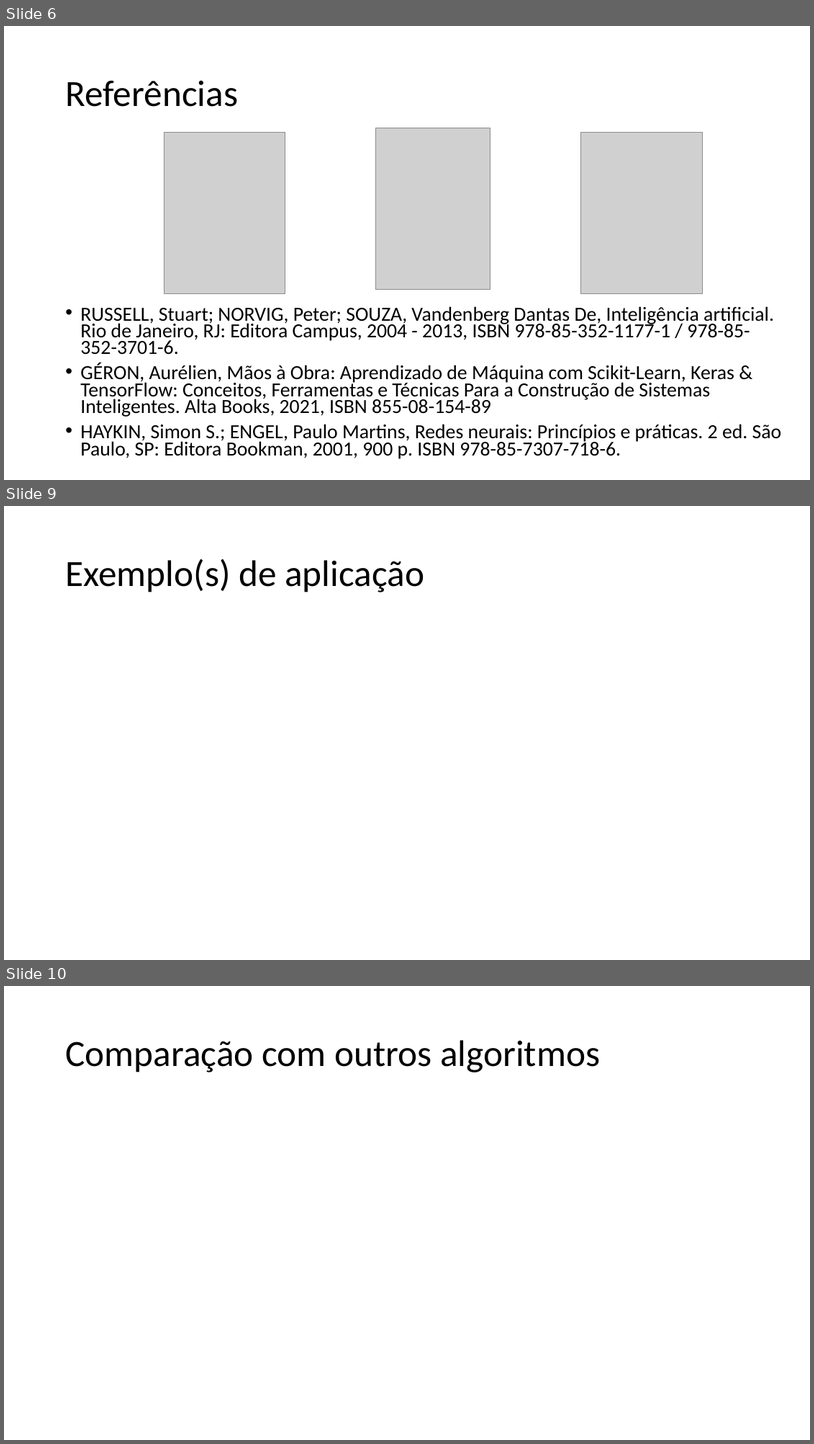
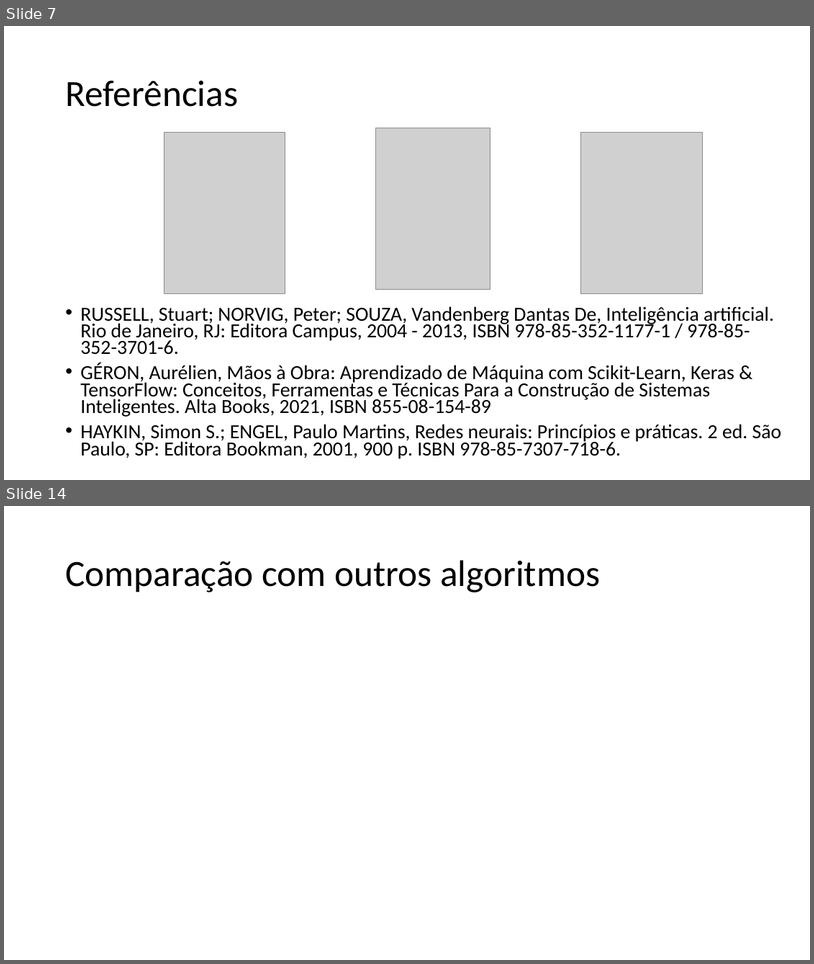
Before and after one commit to zz4fap/c24_inteligencia_artificial, a slide deck: slides/C24_Introdução.pptx. Shown one above the other, each under a label of ours: slides 6, 9 and 10 before the commit, slides 7 and 14 after it; the slides between them are not shown. The pictures are 814x1444 and 814x964 pixels, drawn with LibreOffice and Linux fonts; fonts in the diff are those of the drawing; grey boxes stand for pictures. Boxes give left, top, right and bottom in pixels: in the first picture for what was removed or moved away, otherwise in the second. Text is boxed around its words. In the diff, an @@ line names an element or a change of style, - is before the commit and + after.

```diff
--- a/slides/C24_Introdução.pptx
+++ b/slides/C24_Introdução.pptx
@@ slide 9 removed at (x1=4, y1=506, x2=810, y2=960), background #FFFFFF @@
@@ title removed at (x1=65, y1=559, x2=424, y2=592) @@
-Exemplo(s) de aplicação
@@ what was slide 6 is now slide 7 @@
@@ what was slide 10 is now slide 14 @@
```
Also in this commit, not shown: 3 slides changed, 6 slides added, 1 other slide removed.
